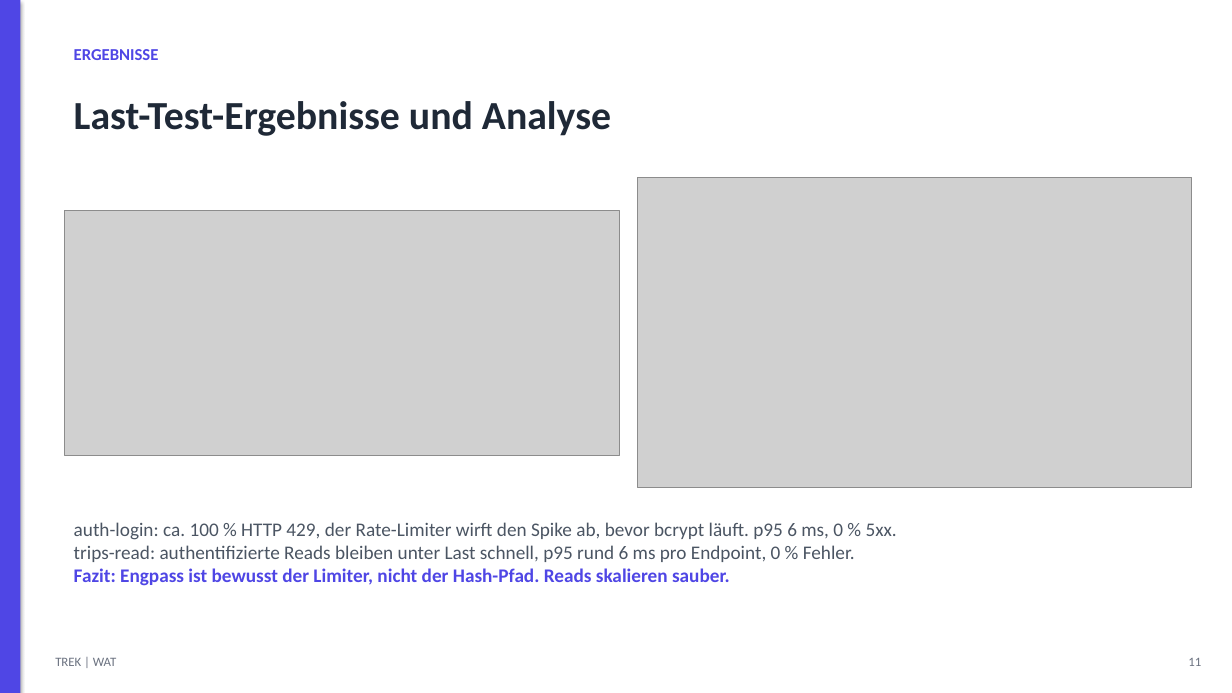
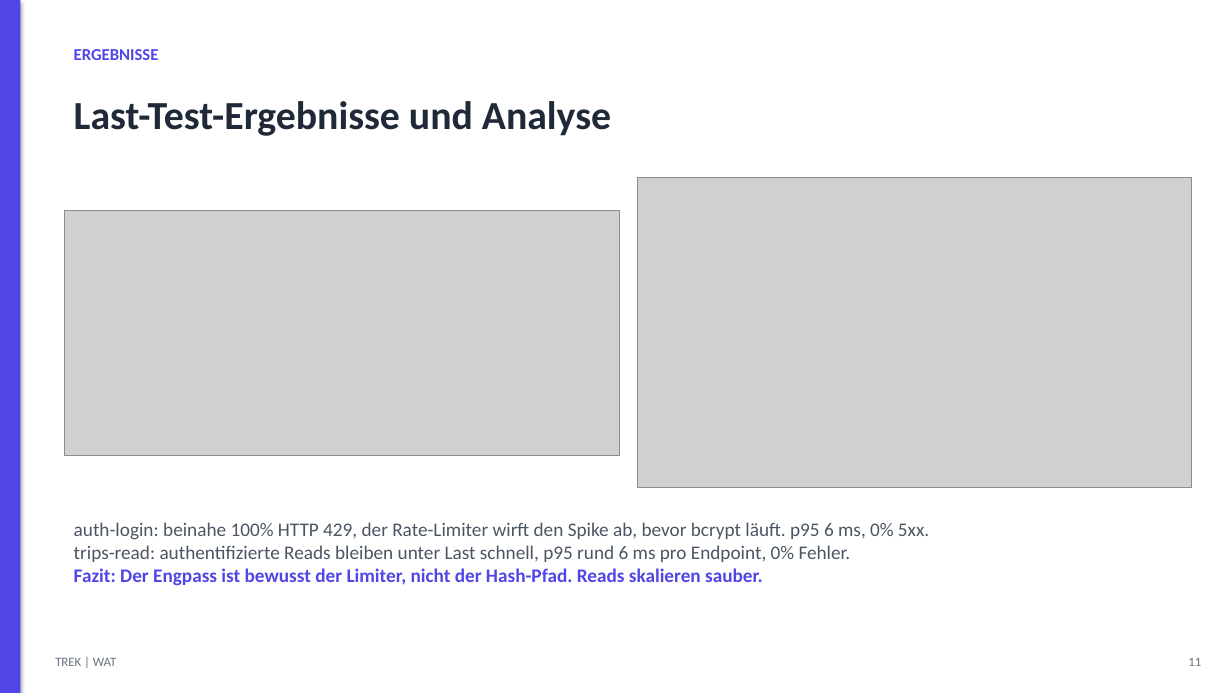
Before and after one commit to luttfab77/TREK-wat4, a slide deck: slide 11 of PRESENTATION.pptx. Drawn at 1232x693 pixels with LibreOffice and Linux fonts; fonts in the diff are those of the drawing; grey boxes stand for pictures. Boxes give left, top, right and bottom in pixels: in the first picture for what was removed or moved away, otherwise in the second. Text is boxed around its words. In the diff, an @@ line names an element or a change of style, - is before the commit and + after.

```diff
--- a/PRESENTATION.pptx
+++ b/PRESENTATION.pptx
@@ text at <box>74,522,929,586</box>: text changed @@
-auth-login: ca. 100 % HTTP 429, der Rate-Limiter wirft den Spike ab, bevor bcrypt läuft. p95 6 ms, 0 % 5xx.
-trips-read: authentifizierte Reads bleiben unter Last schnell, p95 rund 6 ms pro Endpoint, 0 % Fehler.
-Fazit: Engpass ist bewusst der Limiter, nicht der Hash-Pfad. Reads skalieren sauber.
+auth-login: beinahe 100% HTTP 429, der Rate-Limiter wirft den Spike ab, bevor bcrypt läuft. p95 6 ms, 0% 5xx.
+trips-read: authentifizierte Reads bleiben unter Last schnell, p95 rund 6 ms pro Endpoint, 0% Fehler.
+Fazit: Der Engpass ist bewusst der Limiter, nicht der Hash-Pfad. Reads skalieren sauber.
```
Also in this commit, not shown: 7 other slides changed.
